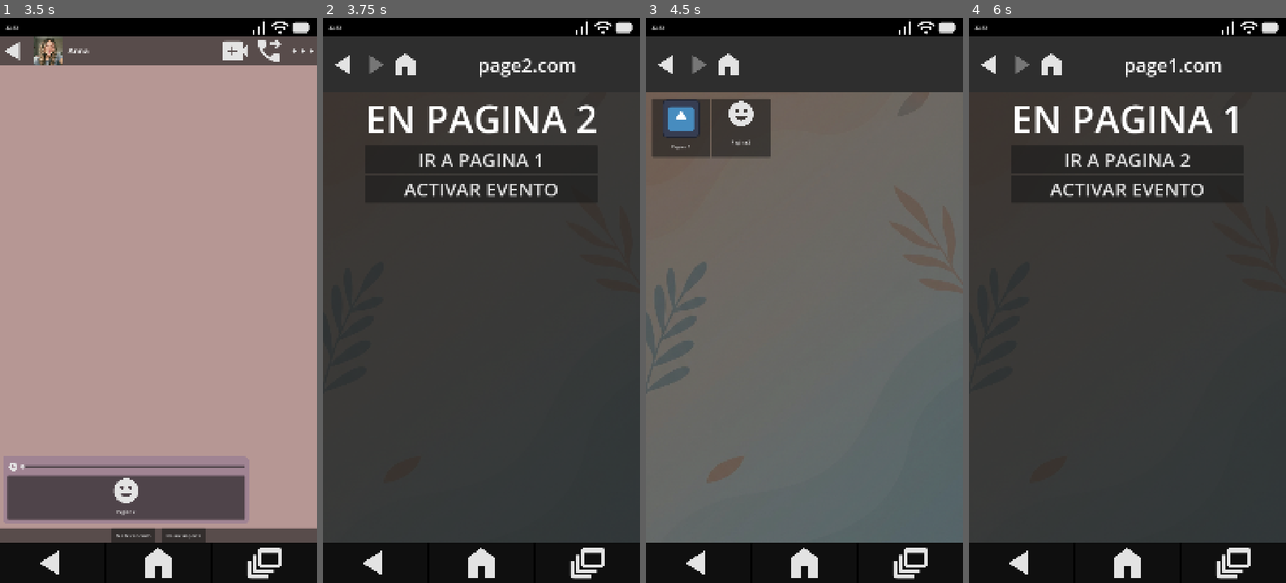
Above: before the commit, frames 1-4 (left to right).
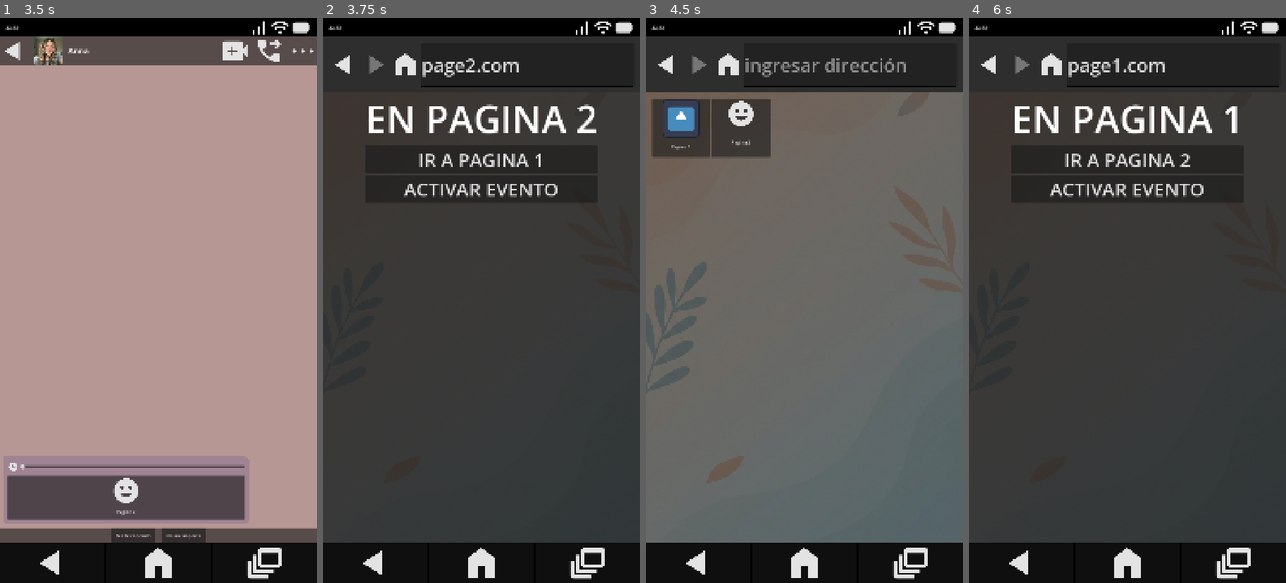
Above: after the commit, the same moments.

Repository: AlfredoCamarena/GD-Phone
Game: Godot game, scene res://_System/Main/main.tscn
Two runs of this game, one before a commit and one after it. Both use one fixed random seed, a clock stepped at 60 frames per second and the inputs below. The engine's default icon, where the game draws it, is replaced by a stand-in: a white triangle on a blue panel in a dark square. Sound files missing from this copy of the repository are replaced by a short silence.
Inputs (mouse positions are in pixels of both pictures, inside the frame that each line leads up to):
- Up to frame 1 (3.5 s): click "Message" at 0.5 s; click (158, 74) at 1.25 s; click (12, 464) at 2 s; click (12, 464) at 2.75 s
- Up to frame 2 (3.75 s): click "Pagina 2" at 3.5 s
- Up to frame 3 (4.5 s): click (728, 63) at 4.25 s
- Up to frame 4 (6 s): click (1051, 63) at 5 s; click "Página 1" at 5.75 s

Frame 1 is identical in both runs. In frame 2, 0.8% of the frame differs, in the area x 30-98%, y 7-13%; in frame 3, 0.7%; in frame 4, 0.8%.

Commit message:
Change Label to LineEdit to navigate directly to a url

Diff:
--- a/Apps/3_WebBrowser/web_browser.gd
+++ b/Apps/3_WebBrowser/web_browser.gd
@@ -4,7 +4,7 @@
 @onready var back_button: Button = %BackButton
 @onready var forward_button: Button = %ForwardButton
 @onready var home_button: Button = %HomeButton
-@onready var url_label: Label = %UrlLabel
+@onready var url_line_edit: LineEdit = %UrlLineEdit
 @onready var page_container: Control = %PageContainer
 
 @export var home_scene: PackedScene
@@ -33,7 +33,14 @@
 	back_button.pressed.connect(_go_back)
 	forward_button.pressed.connect(_go_forward)
 	home_button.pressed.connect(_go_home)
+	url_line_edit.text_submitted.connect(_resolve_url)
 	_go_home()
+
+
+func _resolve_url(url: String) -> void:
+	if url.is_empty():
+		return
+	navigate_to_page(WebManager.get_url_data(url))
 
 
 func _go_home() -> void:
@@ -56,7 +63,7 @@
 
 func _display_page(data: WebpageData) -> void:
 	current_webpage_data = data
-	url_label.text = data.url if data else ""
+	url_line_edit.text = data.url if data else ""
 
 	for child in page_container.get_children():
 		child.queue_free()
@@ -69,8 +76,7 @@
 func _instantiate_page(scene: PackedScene) -> void:
 	var page_instance := scene.instantiate() as WebPage
 	page_container.add_child(page_instance)
-	page_instance.navigate_to_url_requested.connect(func (url: String) -> void:
-		navigate_to_page(WebManager.get_url_data(url)))
+	page_instance.navigate_to_url_requested.connect(_resolve_url)
 	page_instance.trigger_event_requested.connect(func (event: StoryEvent) -> void:
 		EventManager.execute(event))
 
--- a/Apps/3_WebBrowser/web_browser.tscn
+++ b/Apps/3_WebBrowser/web_browser.tscn
@@ -59,12 +59,12 @@
 icon = ExtResource("4_ulcsk")
 flat = true
 
-[node name="UrlLabel" type="Label" parent="VBoxContainer/Navbar/HBoxContainer" unique_id=198208624]
+[node name="UrlLineEdit" type="LineEdit" parent="VBoxContainer/Navbar/HBoxContainer" unique_id=128307480]
 unique_name_in_owner = true
 layout_mode = 2
 size_flags_horizontal = 3
 theme_override_font_sizes/font_size = 64
-horizontal_alignment = 1
+placeholder_text = "ingresar dirección"
 
 [node name="PageContainer" type="Control" parent="VBoxContainer" unique_id=1259397540]
 unique_name_in_owner = true
